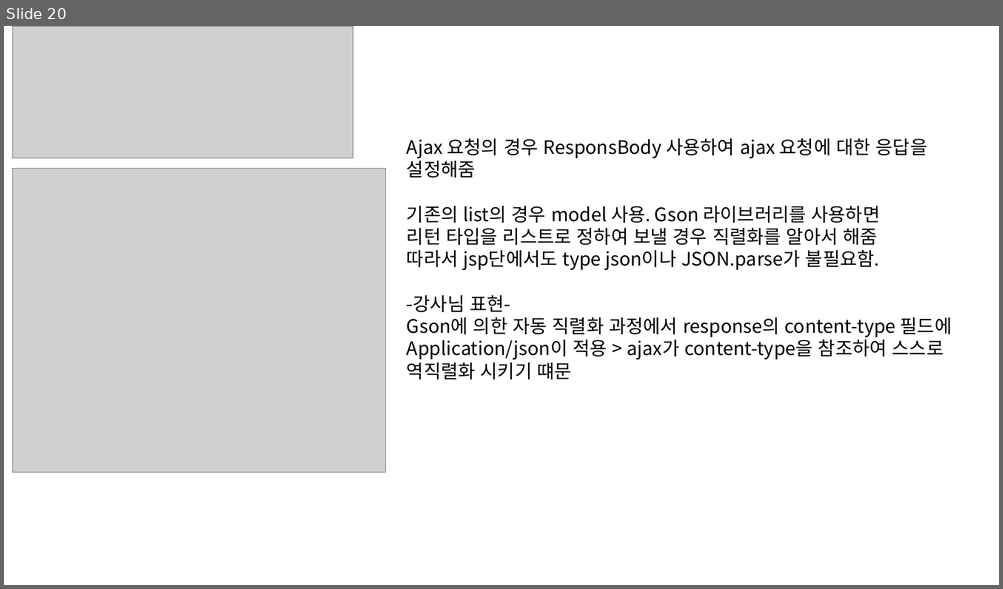
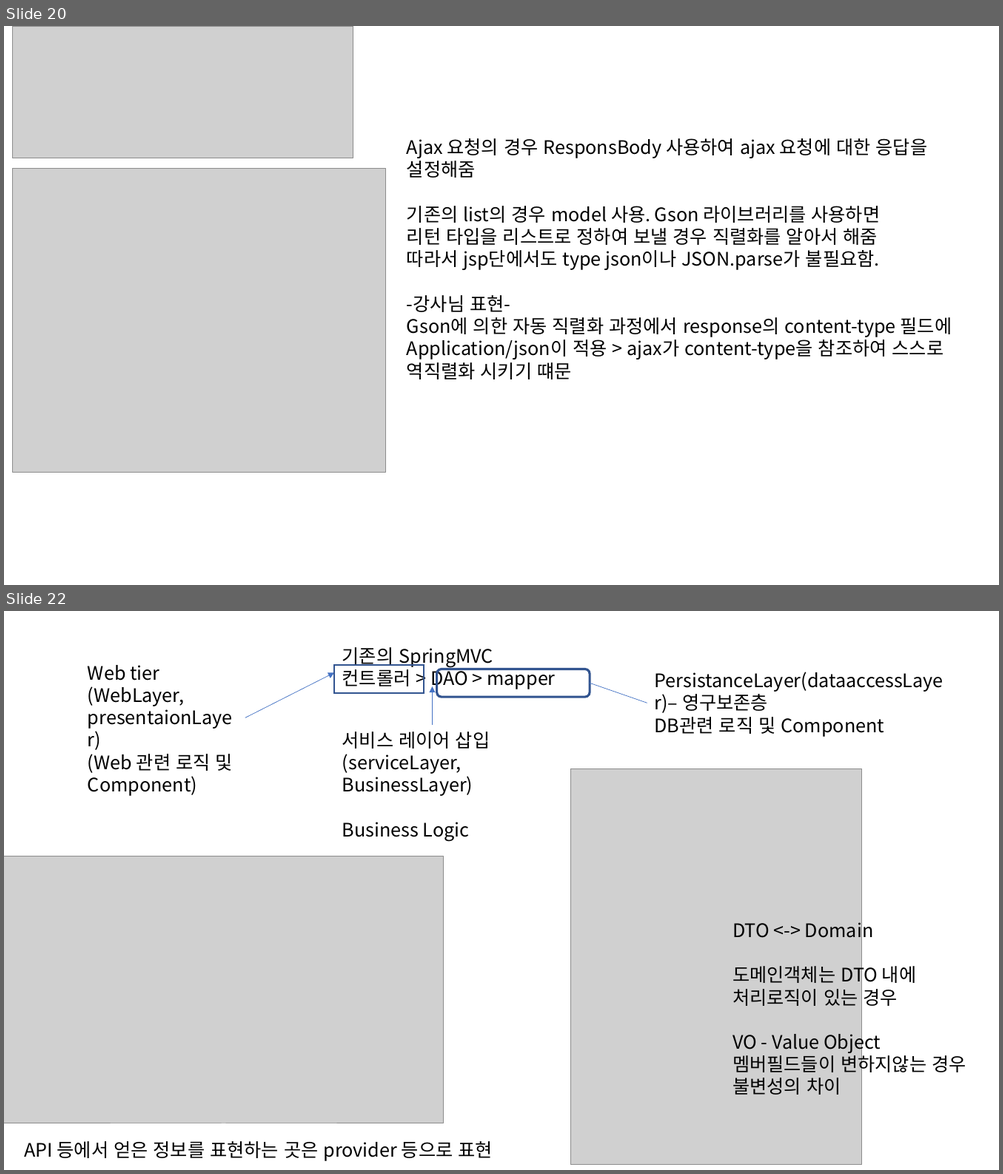
Before and after one commit to HSungJun/AfterSemi, a slide deck: STSWorkspace/Spring.pptx. Shown one above the other, each under a label of ours: slide 20 before the commit, slides 20 and 22 after it; the slides between them are not shown. The pictures are 1003x589 and 1003x1174 pixels, drawn with LibreOffice and Linux fonts; fonts in the diff are those of the drawing; grey boxes stand for pictures. Boxes give left, top, right and bottom in pixels: in the first picture for what was removed or moved away, otherwise in the second. Text is boxed around its words. In the diff, an @@ line names an element or a change of style, - is before the commit and + after.

Commit message:
serviceLayer

```diff
--- a/STSWorkspace/Spring.pptx
+++ b/STSWorkspace/Spring.pptx
@@ slide 22 added at (4, 611, 999, 1170), background #FFFFFF @@
@@ text added at (342, 647, 555, 689), 18 pt, text #000000 @@
+기존의 SpringMVC
+컨트롤러 > DAO > mapper
@@ text added at (88, 665, 233, 796), 18 pt, text #000000 @@
+Web tier
+(WebLayer, presentaionLayer)
+(Web 관련 로직 및 Component)
@@ arrow added from (245, 718) to (335, 673), #4472C4 0.5 pt @@
@@ rectangle added at (335, 666, 424, 693), outline #325491 1.5 pt @@
@@ rounded rectangle added at (437, 669, 589, 697), outline #325491 2.25 pt @@
@@ text added at (654, 672, 943, 737), 18 pt, text #000000 @@
+PersistanceLayer(dataaccessLayer)– 영구보존층
+DB관련 로직 및 Component
@@ arrow added from (432, 725) to (432, 686), #4472C4 0.5 pt @@
@@ line added from (589, 684) to (647, 703), #4472C4 0.5 pt @@
@@ text added at (342, 732, 489, 841), 18 pt, text #000000 @@
+서비스 레이어 삽입
+(serviceLayer, BusinessLayer)
+Business Logic
@@ picture added at (570, 769, 861, 1165) @@
@@ picture added at (4, 857, 444, 1125) @@
@@ text added at (732, 918, 965, 1095), 18 pt, text #000000 @@
+DTO <-> Domain
+도메인객체는 DTO 내에
+처리로직이 있는 경우
+VO - Value Object
+멤버필드들이 변하지않는 경우
+불변성의 차이
@@ text added at (24, 1142, 492, 1162), 18 pt, text #000000 @@
+API 등에서 얻은 정보를 표현하는 곳은 provider 등으로 표현
```
Also in this commit, not shown: 2 other slides added, 15 other files.
